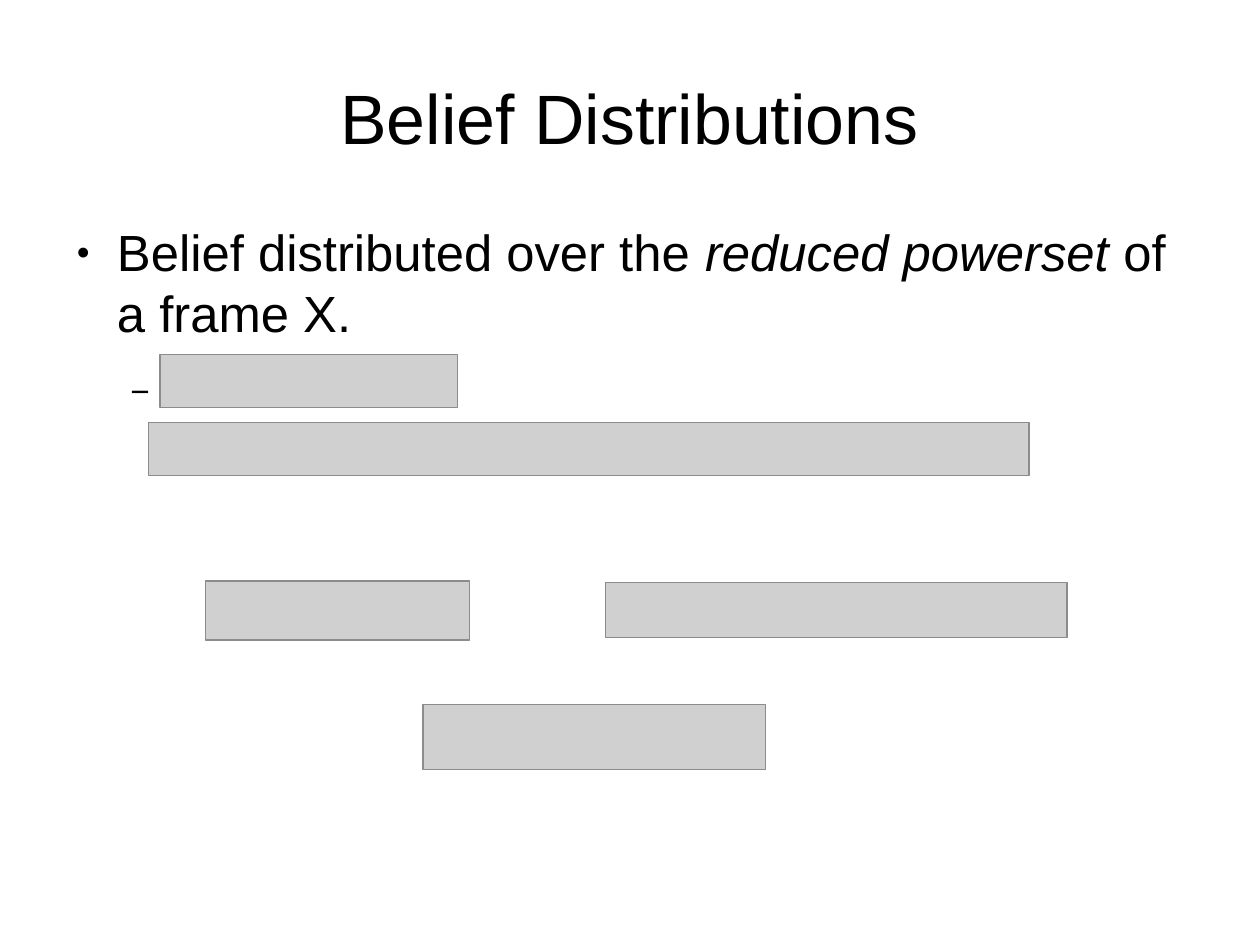
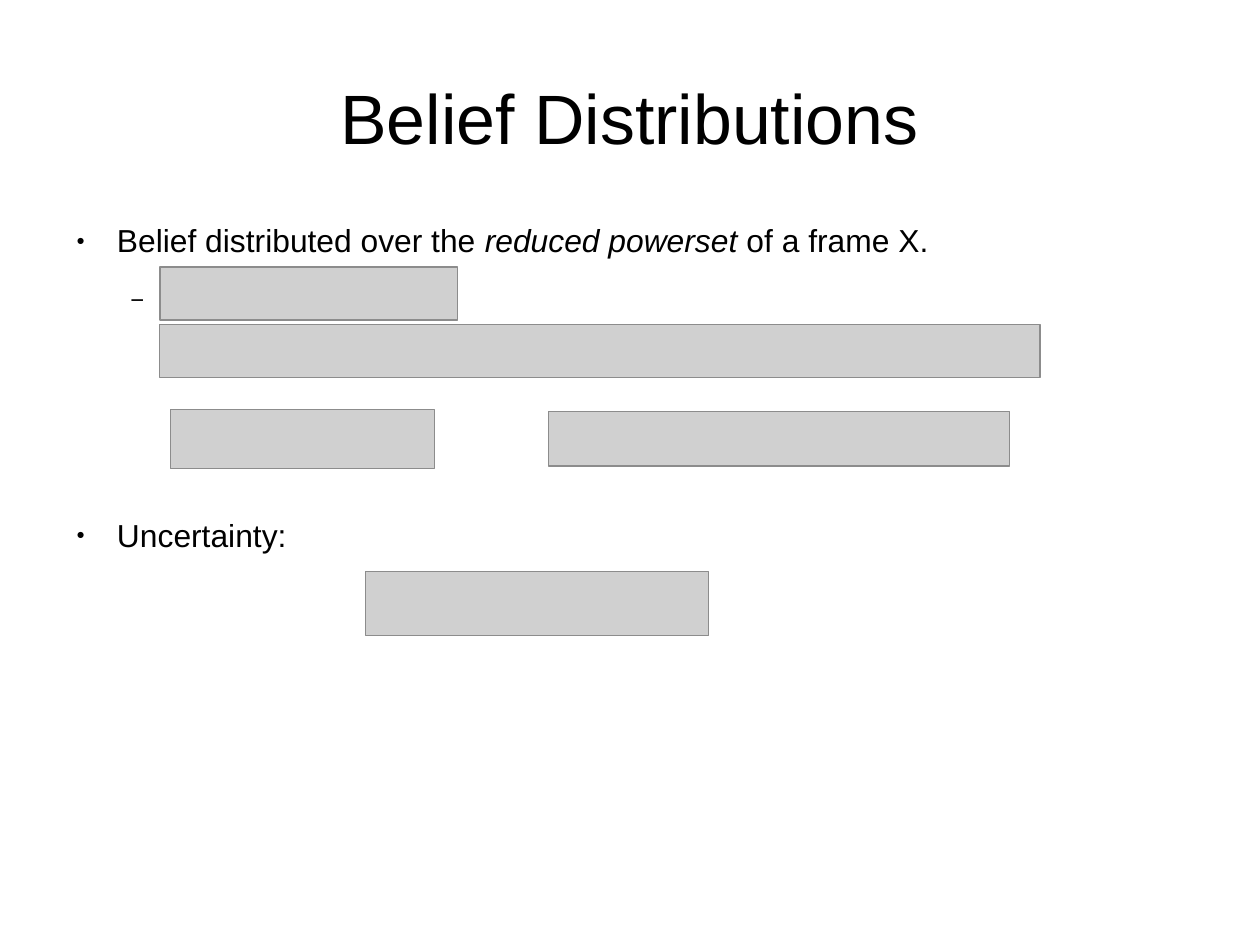
Before and after one commit to bstamour/SLHS, a slide deck: slide 14 of docs/proposal-from-bob.odp (slide 13 before the commit). Drawn at 1260x945 pixels with LibreOffice and Linux fonts; fonts in the diff are those of the drawing; grey boxes stand for pictures. Boxes give left, top, right and bottom in pixels: in the first picture for what was removed or moved away, otherwise in the second. Text is boxed around its words. In the diff, an @@ line names an element or a change of style, - is before the commit and + after.

```diff
--- a/docs/proposal-from-bob.odp
+++ b/docs/proposal-from-bob.odp
@@ text at box(117, 229, 928, 258): size 32 to 20 pt in "Belief distributed over the reduced powerset of ..." @@
@@ picture: place and size @@
-picture at box(423, 705, 766, 769)
+picture at box(160, 268, 457, 320)
@@ picture: place and size @@
-picture at box(149, 423, 1029, 476)
+picture at box(160, 325, 1040, 377)
@@ picture: place and size @@
-picture at box(160, 354, 457, 407)
+picture at box(170, 409, 434, 469)
@@ picture: place and size @@
-picture at box(606, 583, 1068, 638)
+picture at box(549, 412, 1011, 466)
@@ text at box(117, 524, 286, 552): paragraph added @@
+● Uncertainty:
@@ picture: place and size @@
-picture at box(206, 581, 470, 640)
+picture at box(366, 572, 709, 636)
```
Also in this commit, not shown: 26 other slides changed, 2 slides added, 1 slide removed.
